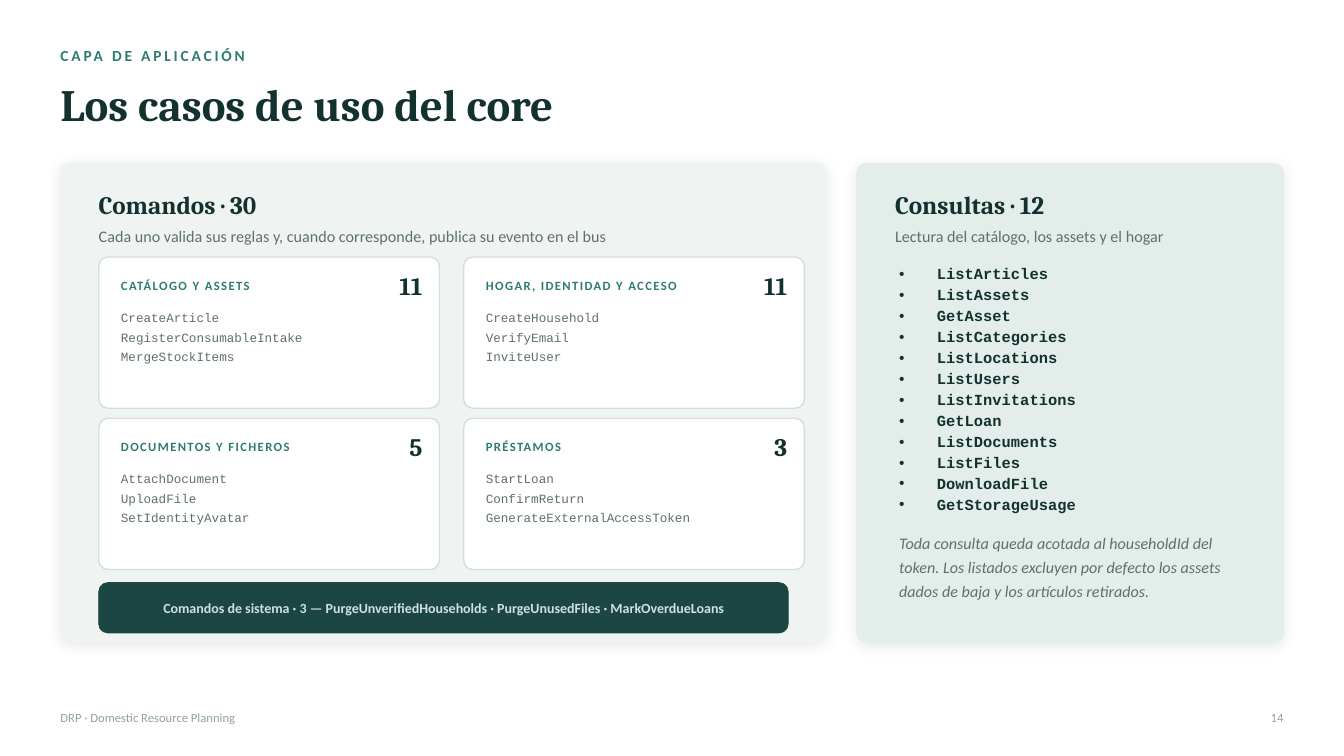
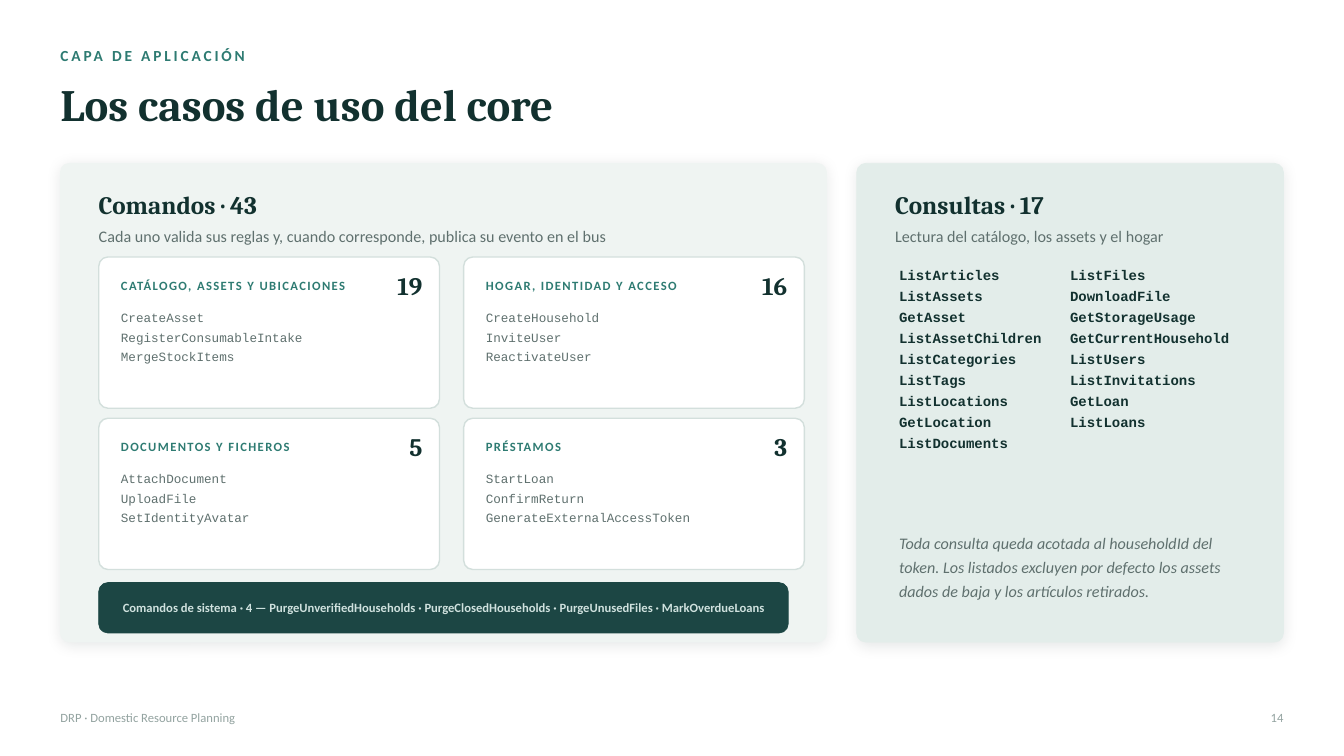
Before and after one commit to kikescribano/domestic_resource_planning, a slide deck: slide 15 of docs/common/marketing/presentations/DRP-resumen.pptx. Drawn at 1344x756 pixels with LibreOffice and Linux fonts; fonts in the diff are those of the drawing. Boxes give left, top, right and bottom in pixels: in the first picture for what was removed or moved away, otherwise in the second. Text is boxed around its words. In the diff, an @@ line names an element or a change of style, - is before the commit and + after.

```diff
--- a/docs/common/marketing/presentations/DRP-resumen.pptx
+++ b/docs/common/marketing/presentations/DRP-resumen.pptx
@@ text at bbox=[99, 196, 257, 215]: text changed @@
-Comandos · 30
+Comandos · 43
@@ text at bbox=[895, 196, 1044, 215]: text changed @@
-Consultas · 12
+Consultas · 17
@@ text at bbox=[247, 282, 254, 290]: text changed @@
-CATÁLOGO Y ASSETS
+CATÁLOGO, ASSETS Y UBICACIONES
@@ text at bbox=[397, 278, 422, 295]: text changed @@
-11
+19
@@ text at bbox=[762, 278, 787, 295]: text changed @@
-11
+16
@@ text at bbox=[899, 270, 1016, 448]: size 11 to 10 pt in "ListArticles", "ListAssets", "GetAsset", "ListCategories" and 2 more places; bullet • to none @@
@@ text added at bbox=[1070, 270, 1229, 427], 10 pt, text #12312F, bold @@
+ListFiles
+DownloadFile
+GetStorageUsage
+GetCurrentHousehold
+ListUsers
+ListInvitations
+GetLoan
+ListLoans
@@ text at bbox=[121, 313, 204, 322]: text changed @@
-CreateArticle
+CreateAsset
@@ text at bbox=[486, 333, 569, 345]: paragraph removed @@
-VerifyEmail
@@ text at bbox=[486, 352, 592, 361]: paragraph added @@
+ReactivateUser
@@ text at bbox=[899, 333, 1041, 343]: paragraph added @@
+ListAssetChildren
@@ text at bbox=[899, 375, 966, 388]: paragraph added @@
+ListTags
@@ text at bbox=[899, 417, 991, 427]: text changed; size 11 to 10 pt @@
-• ListUsers
-• ListInvitations
-• GetLoan
+GetLocation
@@ text at bbox=[937, 457, 1076, 514]: paragraphs removed @@
-• ListFiles
-• DownloadFile
-• GetStorageUsage
@@ text at bbox=[123, 603, 765, 614]: text changed; size 10 to 9 pt @@
-Comandos de sistema · 3 — PurgeUnverifiedHouseholds · PurgeUnusedFiles · MarkOverdueLoans
+Comandos de sistema · 4 — PurgeUnverifiedHouseholds · PurgeClosedHouseholds · PurgeUnusedFiles · MarkOverdueLoans
```
Also in this commit, not shown: 5 other slides changed, 1 slide added, 18 other files.
